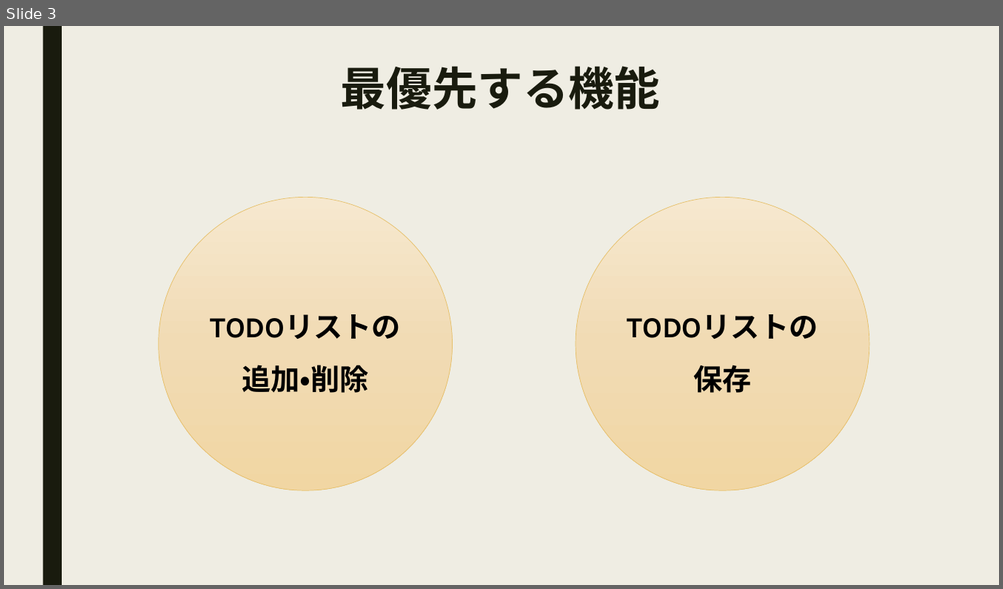
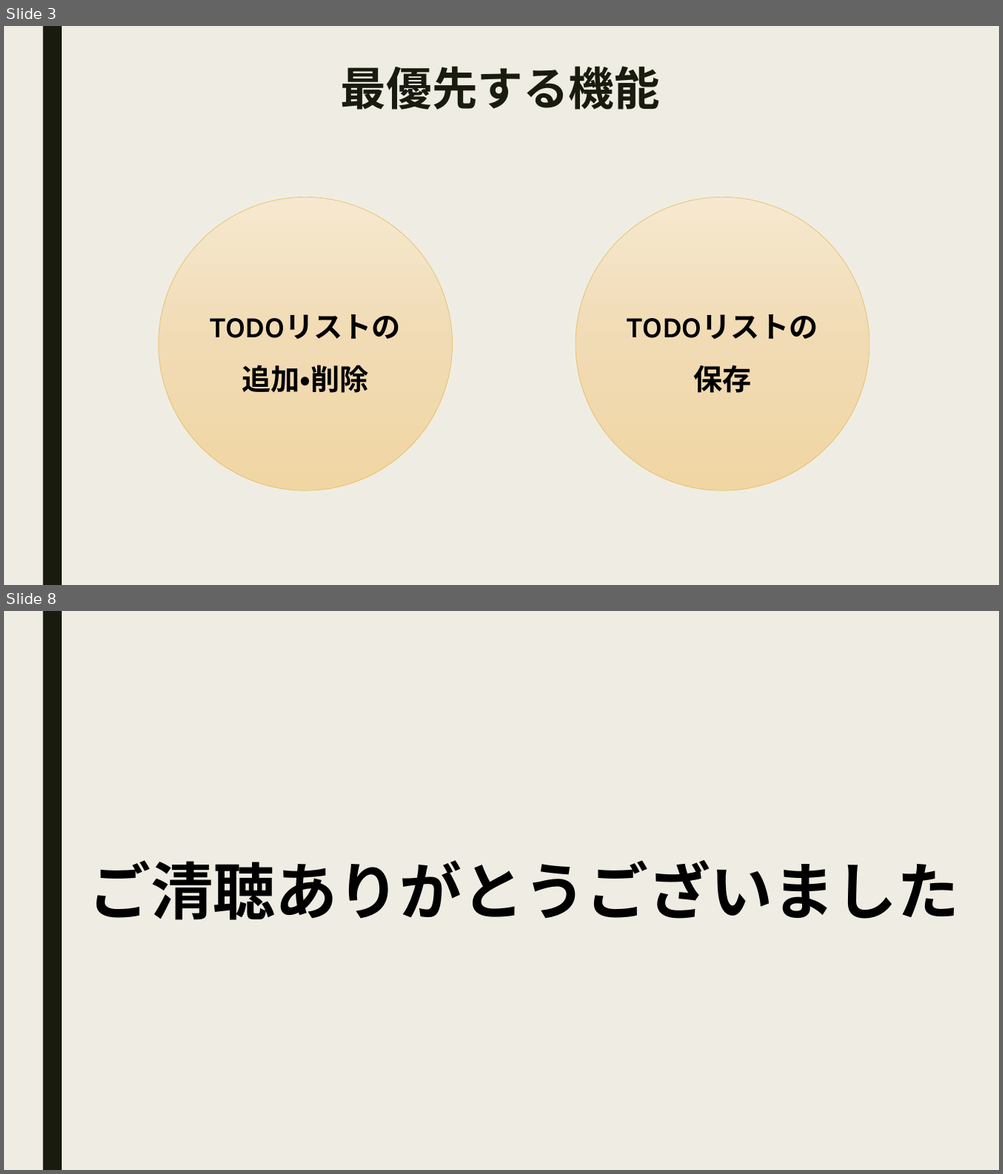
Before and after one commit to utaryu0520/mobile_utagawa2, a slide deck: モバイル授業_todoリスト.pptx. Shown one above the other, each under a label of ours: slide 3 before the commit, slides 3 and 8 after it; the slides between them are not shown. The pictures are 1003x589 and 1003x1174 pixels, drawn with LibreOffice and Linux fonts; fonts in the diff are those of the drawing. Boxes give left, top, right and bottom in pixels: in the first picture for what was removed or moved away, otherwise in the second. Text is boxed around its words. In the diff, an @@ line names an element or a change of style, - is before the commit and + after.

```diff
--- a/モバイル授業_todoリスト.pptx
+++ b/モバイル授業_todoリスト.pptx
@@ slide 8 added at bbox=[4, 611, 999, 1170], background #EFEDE3; not listed: 1 template element that a slide beside it also shows @@
@@ text added at bbox=[88, 860, 959, 920], 60 pt, text #000000, bold @@
+ご清聴ありがとうございました
```
Also in this commit, not shown: 3 slides changed, 2 other slides added, 1 other file.
